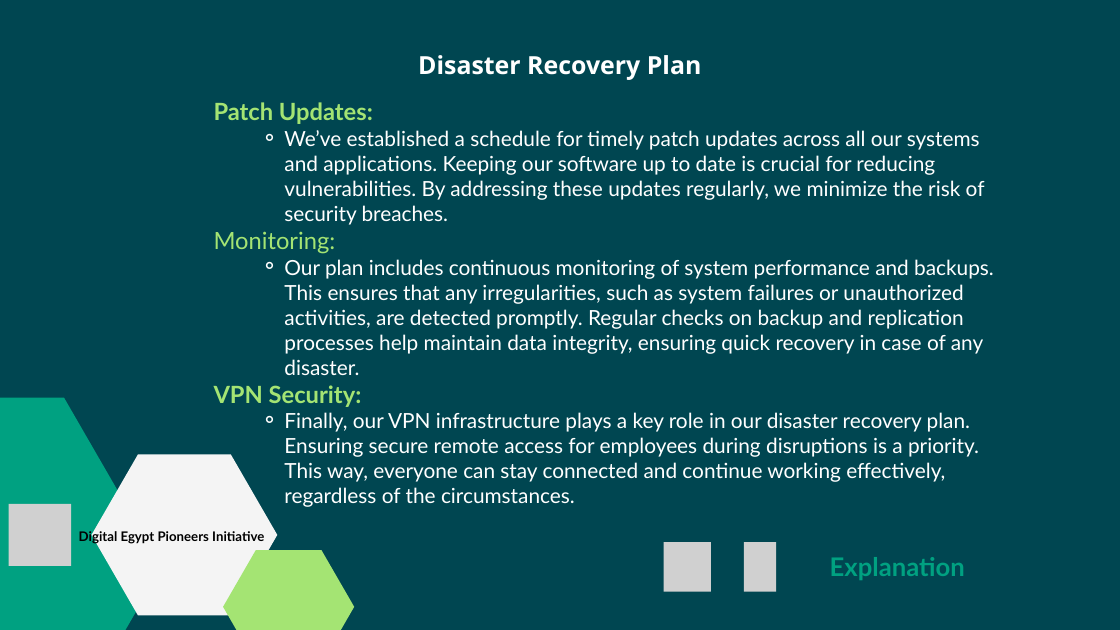
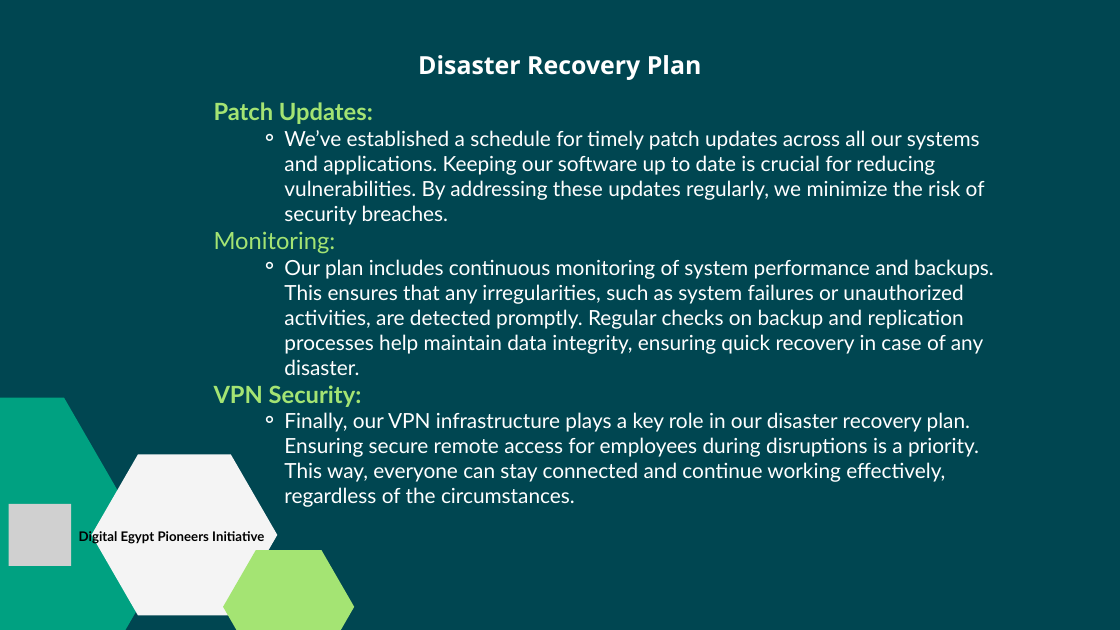
Before and after one commit to EsraaSolimanMubarak/DEPI-Graduation-Project, a slide deck: slide 12 of TechWave Project.pptx. Drawn at 1120x630 pixels with LibreOffice and Linux fonts; fonts in the diff are those of the drawing; grey boxes stand for pictures. Boxes give left, top, right and bottom in pixels: in the first picture for what was removed or moved away, otherwise in the second. Text is boxed around its words. In the diff, an @@ line names an element or a change of style, - is before the commit and + after.

```diff
--- a/TechWave Project.pptx
+++ b/TechWave Project.pptx
@@ picture removed at (x1=664, y1=542, x2=711, y2=591) @@
@@ picture removed at (x1=744, y1=542, x2=776, y2=591) @@
@@ text removed at (x1=830, y1=557, x2=965, y2=580) @@
-Explanation
```
Also in this commit, not shown: 8 other slides changed, 1 other file.
